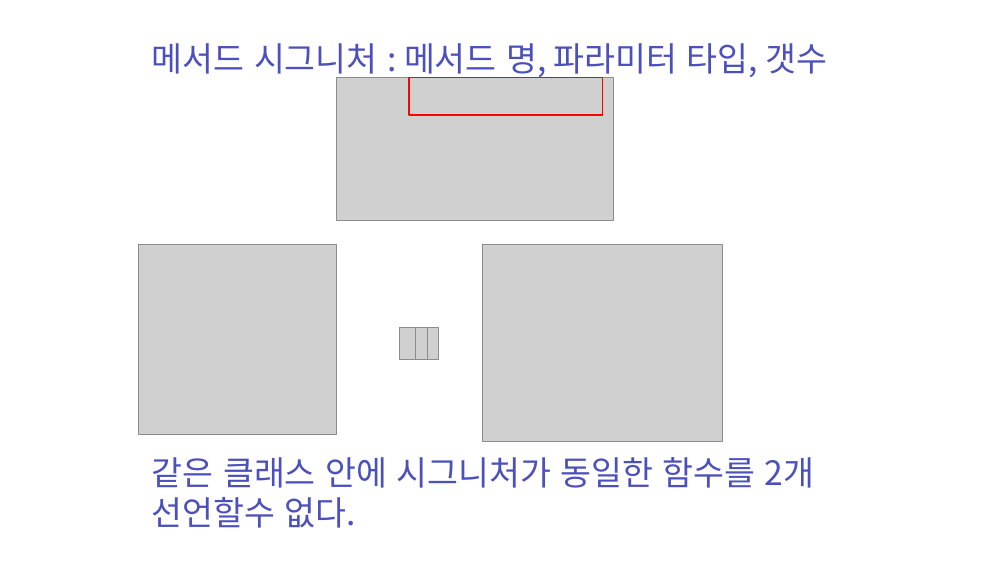
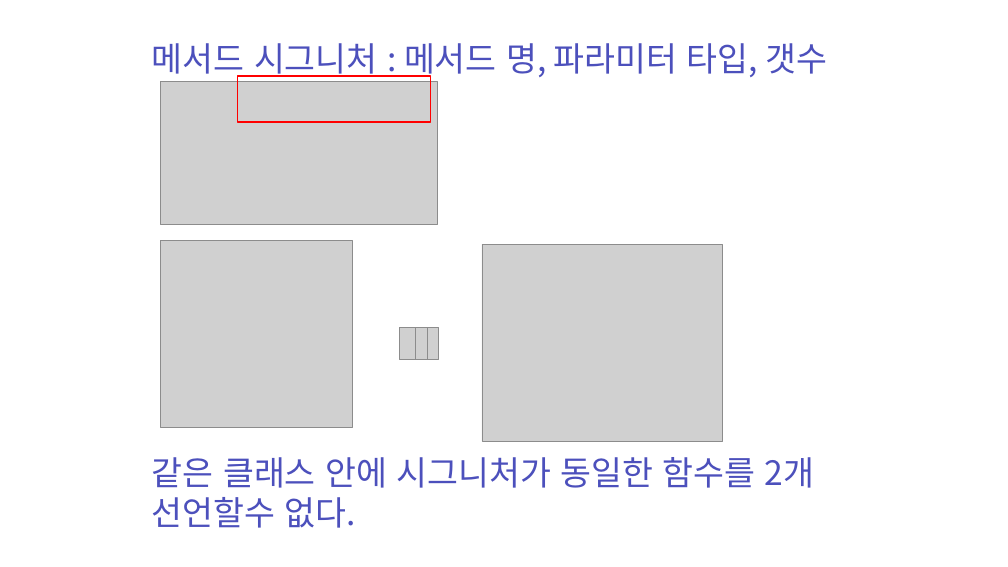
Before and after one commit to zest132/JavaLecture, a slide deck: slide 19 of JavaLecture/LectureFile/java 6강.pptx. Drawn at 1008x567 pixels with LibreOffice and Linux fonts; fonts in the diff are those of the drawing; grey boxes stand for pictures. Boxes give left, top, right and bottom in pixels: in the first picture for what was removed or moved away, otherwise in the second. Text is boxed around its words. In the diff, an @@ line names an element or a change of style, - is before the commit and + after.

```diff
--- a/JavaLecture/LectureFile/java 6강.pptx
+++ b/JavaLecture/LectureFile/java 6강.pptx
@@ picture: place and size @@
-picture at box(337, 78, 613, 220)
+picture at box(160, 82, 437, 224)
@@ rectangle: place and size @@
-rectangle at box(409, 77, 602, 115)
+rectangle at box(237, 76, 430, 122)
@@ picture: place and size @@
-picture at box(139, 244, 337, 433)
+picture at box(160, 240, 352, 427)
```
Also in this commit, not shown: 2 other slides changed, 10 slides added, 3 other files.
